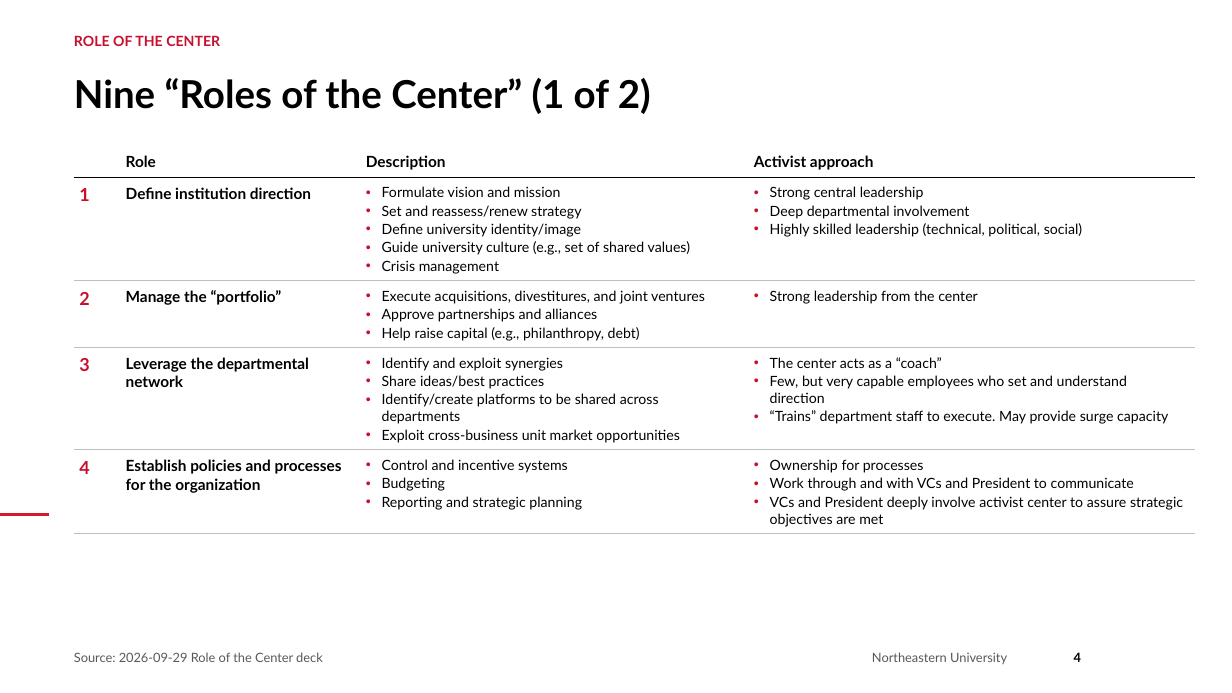
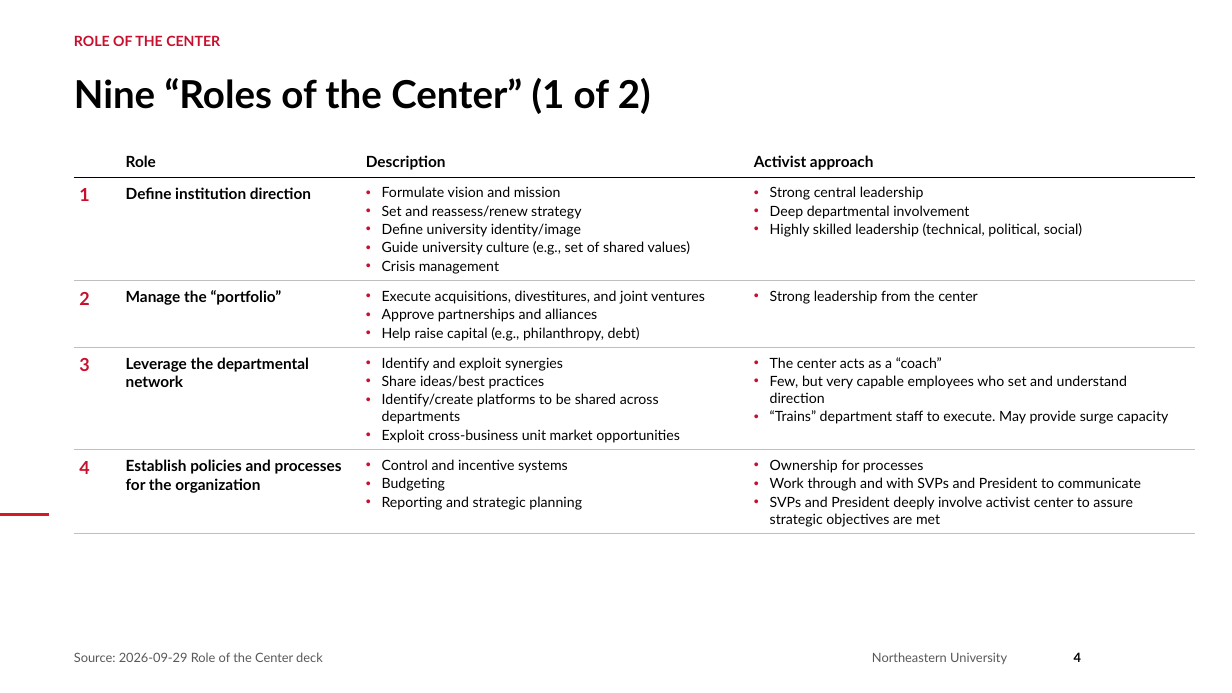
Before and after one commit to brettcsweet/Tonys-repo, a slide deck: slide 4 of 2026-09-29_Role_of_the_Center_Northeastern.pptx. Drawn at 1232x693 pixels with LibreOffice and Linux fonts; fonts in the diff are those of the drawing; background and template pictures are left out. Boxes give left, top, right and bottom in pixels: in the first picture for what was removed or moved away, otherwise in the second. Text is boxed around its words. In the diff, an @@ line names an element or a change of style, - is before the commit and + after.

```diff
--- a/2026-09-29_Role_of_the_Center_Northeastern.pptx
+++ b/2026-09-29_Role_of_the_Center_Northeastern.pptx
@@ table at (74,139,1195,531) @@
-row 5, column 4: Ownership for processes / Work through and with VCs and President to communicate / VCs and President deeply involve activist center to assure strategic objectives are met
+row 5, column 4: Ownership for processes / Work through and with SVPs and President to communicate / SVPs and President deeply involve activist center to assure strategic objectives are met
```
Also in this commit, not shown: 5 other slides changed, 1 slide added.
